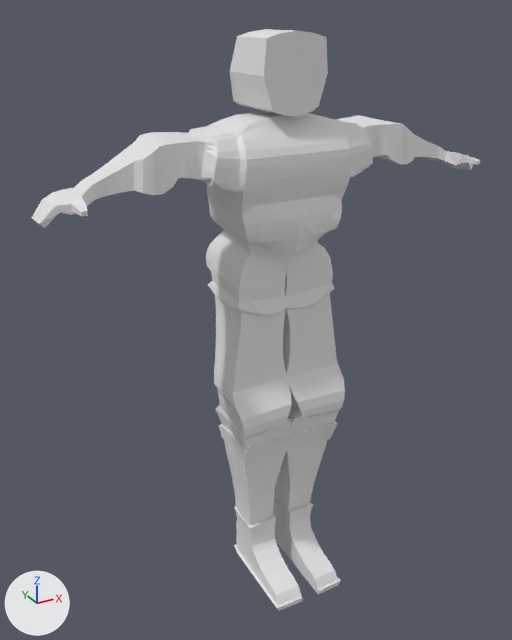
The Blender file Assets/Kobus.blend: old version first, new version second.
Camera for both pictures: a camera (50 mm lens) standing at (-4.88, -8.85, 2.56) and looking at (-0.28, -0.49, -1.63). Lighting does not change. The marker at lower left points along +X, +Y and +Z.

The first picture shows 'Body', 'Head'.
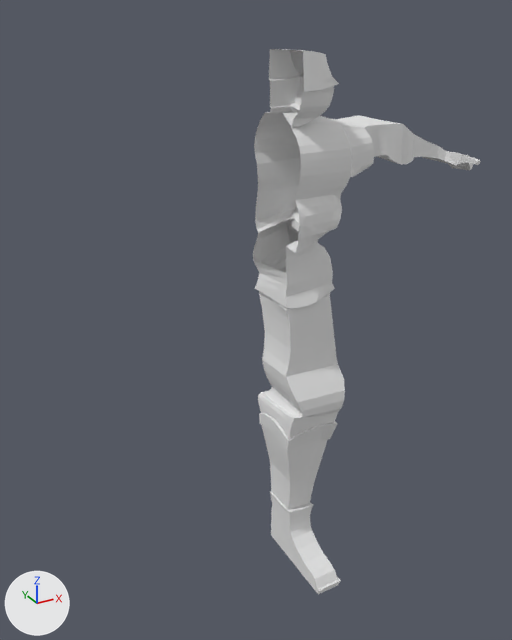
Pixel boxes [x1, y1, x2, y2] of what changed, in the pictures (512 x 640 px):
'Body', reshaped, modifiers changed (49% narrower, 9% taller): before [31, 112, 481, 611]; after [253, 49, 481, 594]
'Head', hidden: before [230, 29, 328, 117]
part 1 of me_cube_001, built on: before [201, 113, 373, 248]; after [269, 49, 374, 238]

The change, as a diff of the scene's bpy script:
```diff
--- a/Assets/Kobus.blend.py
+++ b/Assets/Kobus.blend.py
@@ me_cube_001 @@
 # used by ob_body; location = (0.0, 0.0, 0.0)
-me_cube_001.from_pydata(...)  # 1866 vertices, 1829 faces, 1 loose edge; spans x -0.05..3.28, y -1.77..0.25, z -6.06..1.31
+me_cube_001.from_pydata(...)  # 2014 vertices, 1961 faces, 1 loose edge; spans x -0.05..3.28, y -1.77..0.25, z -6.06..2.09
+# me_cube_001 part 1
+# 12 vertices are removed from x 0.0..1.07, y -0.96..-0.52, z 1.09..1.3
+# 28 faces are deleted
+# 7 vertices in x 0.78..0.8, y -1.1..-0.04, z 0.15..0.37 move by (-0.02, 0.0, 0.0)
+# 5 vertices in x 0.79..0.8, y -1.04..-0.04, z 0.25 move by (-0.06, 0.0, 0.0)
+# 4 vertices in x 0.73..1.2, y -1.04..-0.92, z 0.57..1.15 move by (0.01, 0.0, 0.0)
+# 4 vertices in x 1.07..1.11, y -1.01..-0.92, z 0.97..1.07 move by (0.05, 0.0, 0.0)
+# 3 vertices in x 0.77..0.78, y -1.01..-0.03, z 0.15..0.16 move by (-0.01, 0.0, 0.0)
+# 3 vertices in x 0.59..0.93, y -1.1..-0.93, z 0.03..1.11 move by (0.0, 0.0, 0.01)
+# 18 vertices move from x 0.0..1.2, y -1.1..-0.51, z -0.31..1.31 to x 0.0..1.22, y -1.1..-0.39, z -0.31..1.35
+# 138 vertices are added at x 0.0..0.49, y -1.23..-0.33, z 1.16..2.09
+# 10 new vertices lie (0.13, -0.01, 0.0) away from vertices in x 0.1, y -1.15..-0.37, z 1.28..1.57
+# 5 new vertices lie (-0.1, 0.01, 0.0) away from vertices in x 0.1, y -1.15..-0.37, z 1.32..1.57
+# 7 new vertices lie (0.09, -0.01, 0.0) away from vertices in x 0.0, y -1.19..-0.34, z 1.73..2.09
+# 160 new faces join them
@@ ob_body @@
 _m = ob_body.modifiers.new('Mirror', 'MIRROR')
+_m.use_axis = (False, False, False)
 _m.use_mirror_merge = False
@@ ob_head @@
 _m = ob_head.modifiers.new('Mirror', 'MIRROR')
 _m.use_mirror_merge = False
+ob_head.hide_set(True)
```
